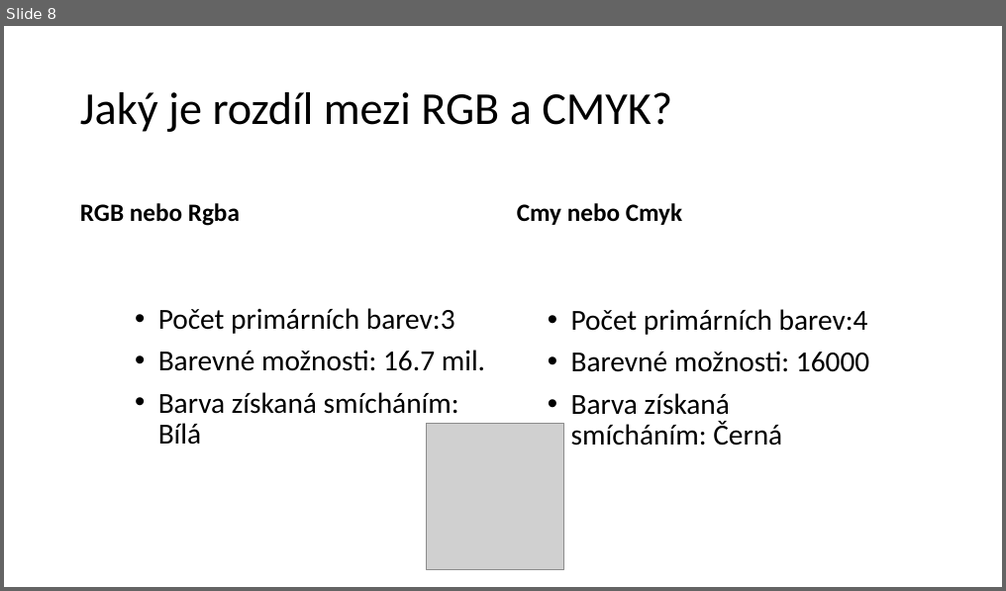
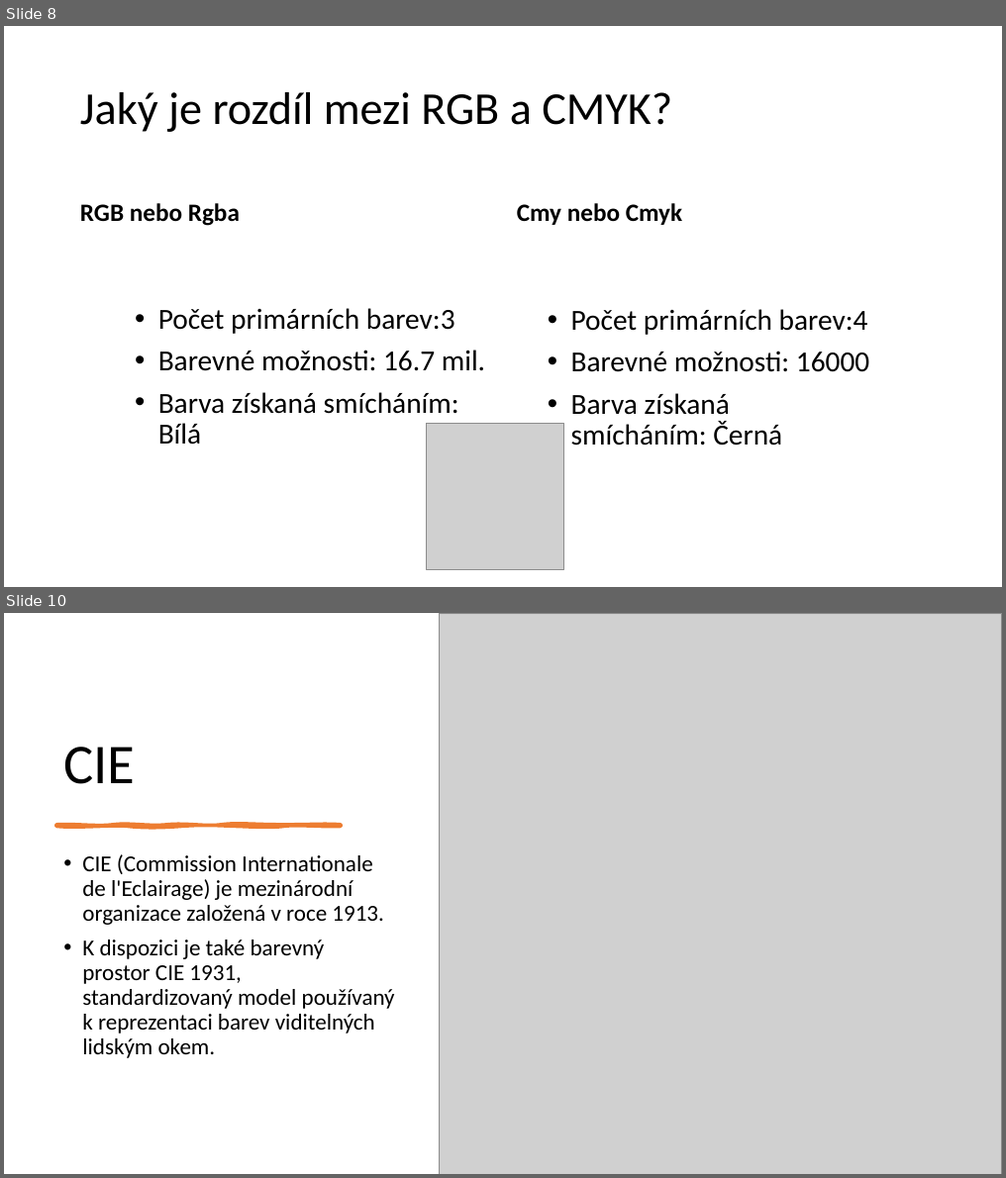
Before and after one commit to ibabayev7/barva, a slide deck: Presentation for IT.pptx. Shown one above the other, each under a label of ours: slide 8 before the commit, slides 8 and 10 after it; the slides between them are not shown. The pictures are 1006x591 and 1006x1178 pixels, drawn with LibreOffice and Linux fonts; fonts in the diff are those of the drawing; grey boxes stand for pictures. Boxes give left, top, right and bottom in pixels: in the first picture for what was removed or moved away, otherwise in the second. Text is boxed around its words. In the diff, an @@ line names an element or a change of style, - is before the commit and + after.

```diff
--- a/Presentation for IT.pptx
+++ b/Presentation for IT.pptx
@@ slide 10 added at (4,613,1002,1174), background #FFFFFF @@
@@ picture added at (439,613,1002,1174) @@
@@ title added at (63,747,135,784), 54 pt, text #000000 @@
+CIE
@@ freeform shape added at (56,825,341,827), fill #ED7D31, outline #ED7D31 3.5 pt @@
@@ text added at (82,855,395,1059), 22 pt, text #000000 @@
+• CIE (Commission Internationale de l'Eclairage) je mezinárodní organizace založená v roce 1913.
+• K dispozici je také barevný prostor CIE 1931, standardizovaný model používaný k reprezentaci barev viditelných lidským okem.
```
Also in this commit, not shown: 3 slides changed, 5 other slides added, 2 slides removed.
